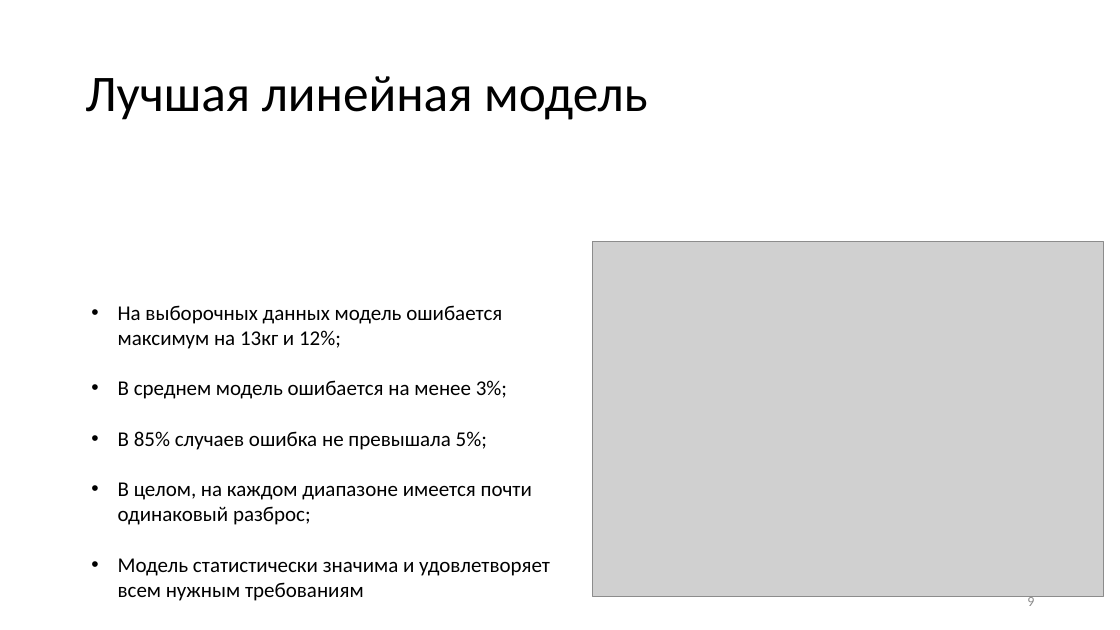
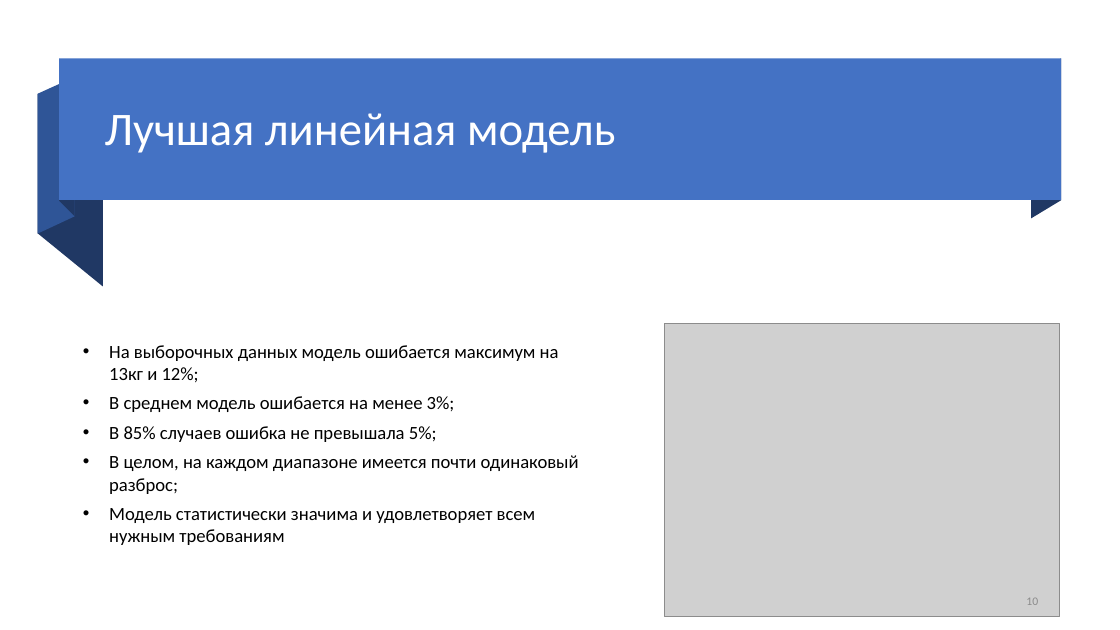
Before and after one commit to PasaOpasen/6-course-tasks, a slide deck: slide 10 of Дисер/презентация/Регрессионные модели для определения повторного максимума в пауэрлифтинге. Пасько.pptx (slide 9 before the commit). Drawn at 1120x630 pixels with LibreOffice and Linux fonts; fonts in the diff are those of the drawing; grey boxes stand for pictures. Boxes give left, top, right and bottom in pixels: in the first picture for what was removed or moved away, otherwise in the second. Text is boxed around its words. In the diff, an @@ line names an element or a change of style, - is before the commit and + after.

```diff
--- a/Дисер/презентация/Регрессионные модели для определения повторного максимума в пауэрлифтинге. Пасько.pptx
+++ b/Дисер/презентация/Регрессионные модели для определения повторного максимума в пауэрлифтинге. Пасько.pptx
@@ group added at bbox=[38, 59, 1061, 287]: 4 freeform shapes, 1 rectangle @@
@@ title "Лучшая линейная модель": place and size @@
-title "Лучшая линейная модель" at bbox=[85, 76, 648, 120]
+title "Лучшая линейная модель" at bbox=[105, 113, 615, 153]
@@ title "Лучшая линейная модель" at bbox=[105, 113, 615, 153]: size 44 to 40 pt, text colour #000000 to #FFFFFF @@
@@ picture: place and size @@
-picture at bbox=[592, 241, 1103, 597]
+picture at bbox=[665, 323, 1060, 617]
@@ text "На выборочных данных модель ошибается ...": place and size @@
-text "На выборочных данных модель ошибается ..." at bbox=[118, 305, 550, 601]
+text "На выборочных данных модель ошибается ..." at bbox=[109, 345, 579, 545]
@@ text "На выборочных данных модель ошибается ..." at bbox=[109, 345, 579, 545]: size 18 to 16 pt; more space between paragraphs @@
@@ page number at bbox=[1026, 598, 1038, 605]: text changed; size 12 to 10 pt @@
-9
+10
```
Also in this commit, not shown: 6 other slides changed, 1 slide added, 2 other files.
